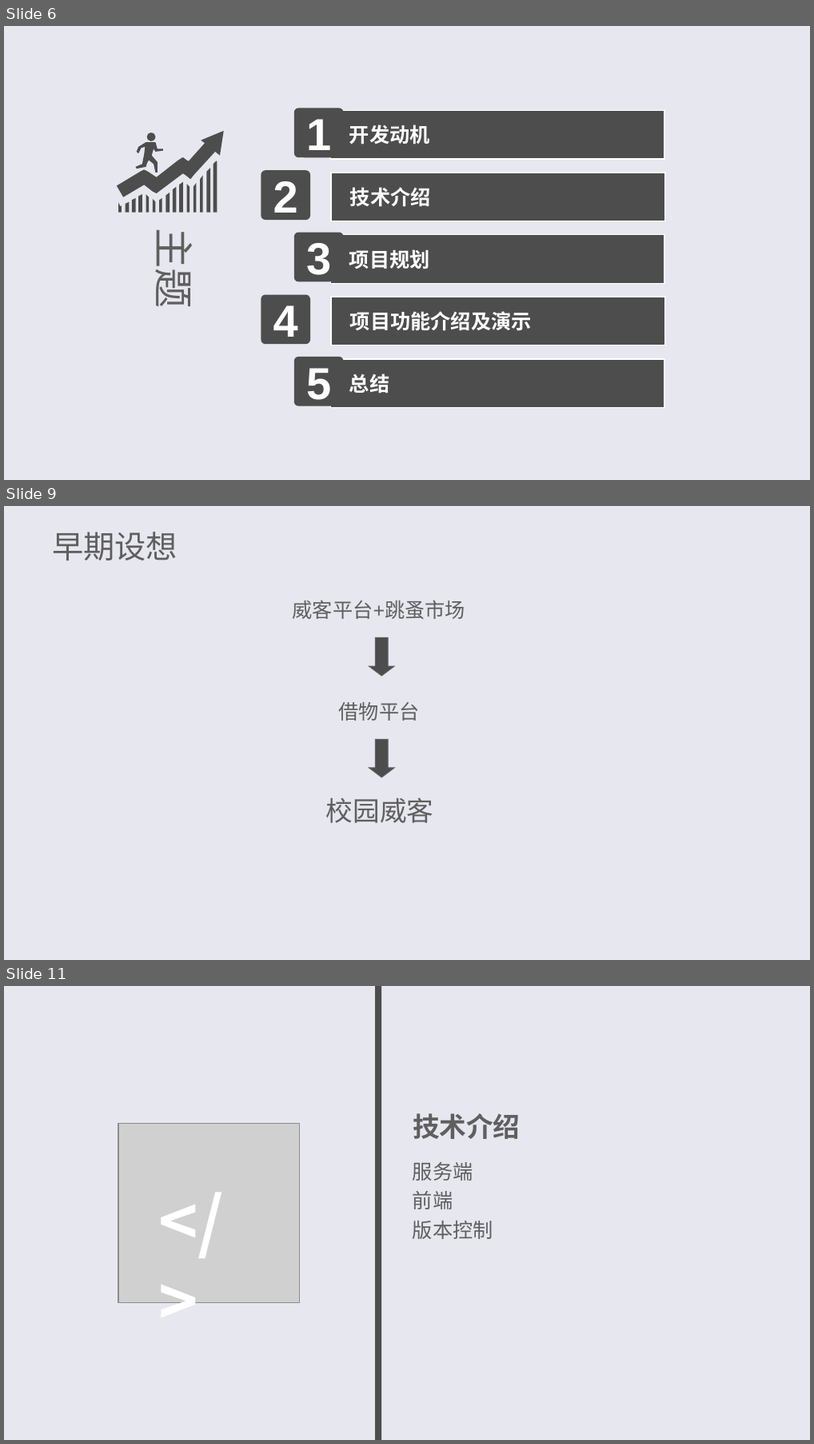
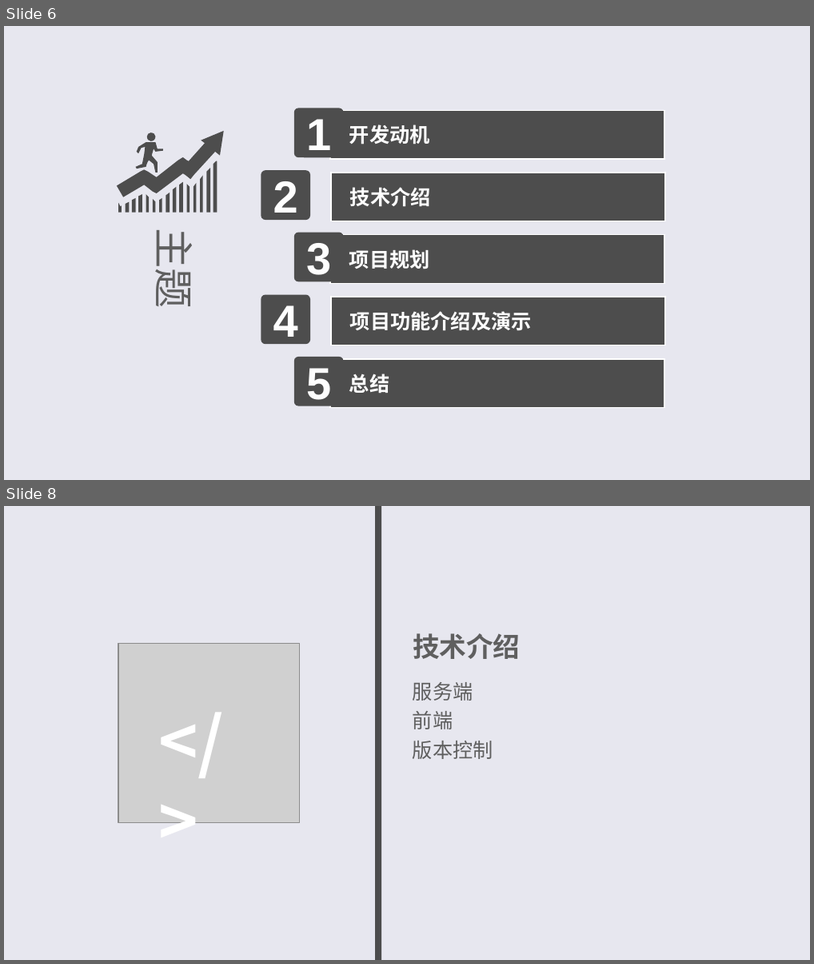
Before and after one commit to bytrix/report, a slide deck: 答辩.ppt. Shown one above the other, each under a label of ours: slides 6, 9 and 11 before the commit, slides 6 and 8 after it; the slides between them are not shown. The pictures are 814x1444 and 814x964 pixels, drawn with LibreOffice and Linux fonts; fonts in the diff are those of the drawing; grey boxes stand for pictures. Boxes give left, top, right and bottom in pixels: in the first picture for what was removed or moved away, otherwise in the second. Text is boxed around its words. In the diff, an @@ line names an element or a change of style, - is before the commit and + after.

```diff
--- a/答辩.ppt
+++ b/答辩.ppt
@@ slide 9 removed at [4, 506, 810, 960], background #E7E7EF @@
@@ title removed at [52, 532, 178, 560] @@
-早期设想
@@ text removed at [293, 600, 466, 619] @@
-威客平台+跳蚤市场
@@ down arrow removed at [370, 637, 394, 676] @@
@@ text removed at [339, 702, 420, 720] @@
-借物平台
@@ down arrow removed at [370, 739, 394, 777] @@
@@ text removed at [326, 797, 434, 823] @@
-校园威客
@@ what was slide 11 is now slide 8 @@
```
Also in this commit, not shown: 2 slides changed, 2 slides added, 4 other slides removed, 1 other file.
